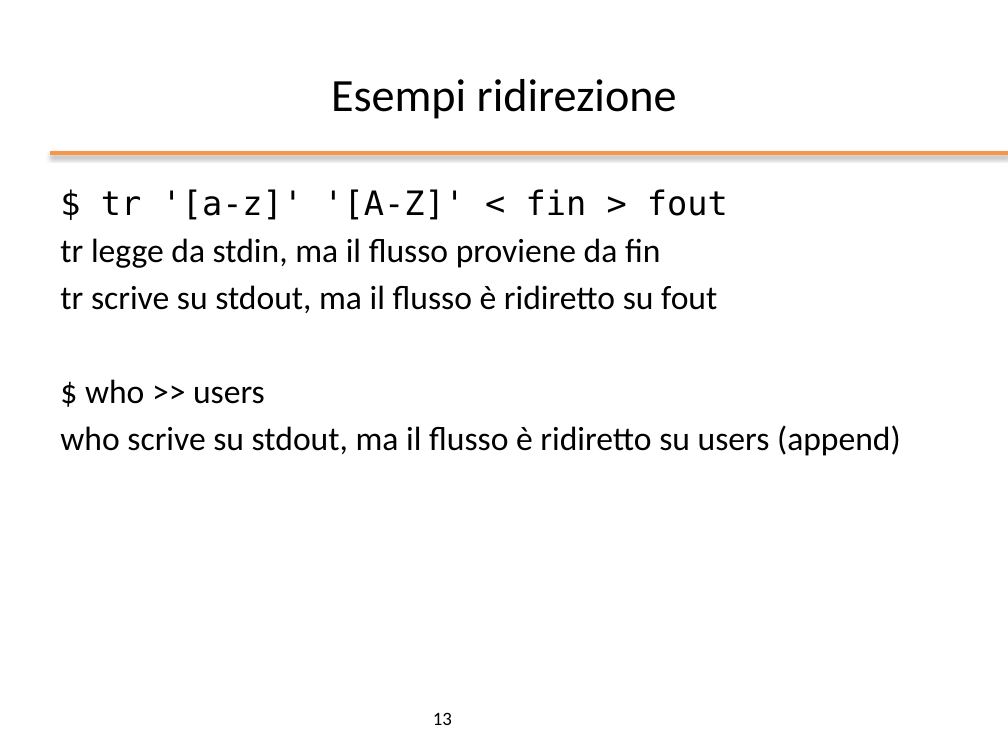
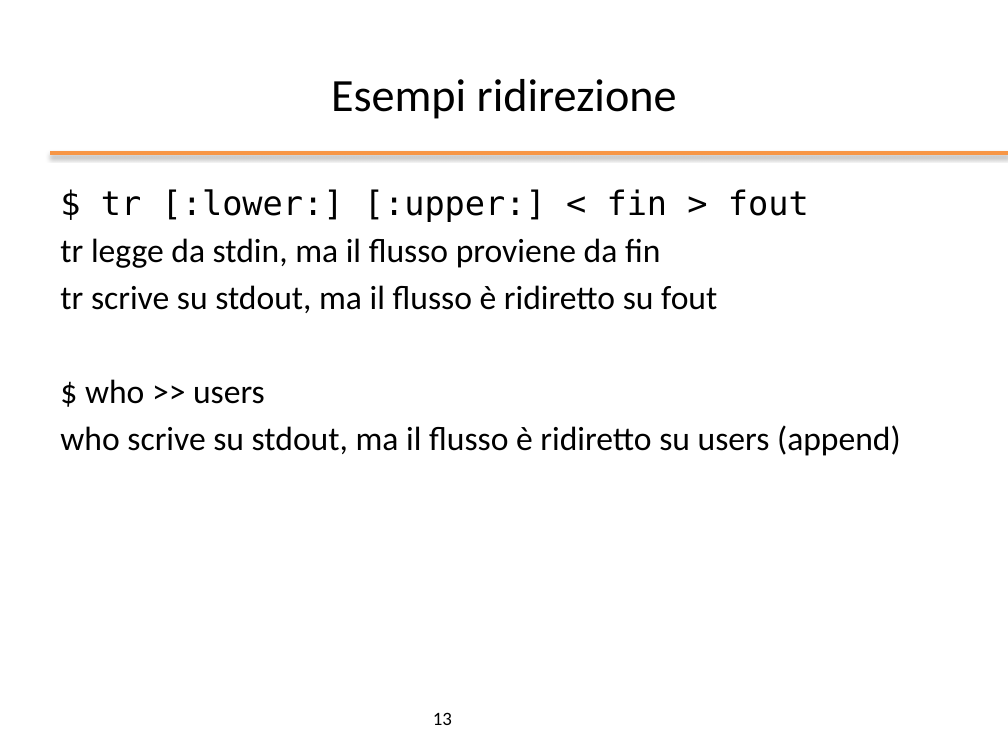
Before and after one commit to nbicocchi/operatingsystemsbsc, a slide deck: slide 13 of slides/ppt/02_Bash Basics.pptx. Drawn at 1008x756 pixels with LibreOffice and Linux fonts; fonts in the diff are those of the drawing; background and template pictures are left out. Boxes give left, top, right and bottom in pixels: in the first picture for what was removed or moved away, otherwise in the second. Text is boxed around its words. In the diff, an @@ line names an element or a change of style, - is before the commit and + after.

```diff
--- a/slides/ppt/02_Bash Basics.pptx
+++ b/slides/ppt/02_Bash Basics.pptx
@@ text at box(101, 189, 809, 222): text changed @@
-$ tr '[a-z]' '[A-Z]' < fin > fout
+$ tr [:lower:] [:upper:] < fin > fout
```
Also in this commit, not shown: 8 other slides changed, 7 slides added, 2 other files.
